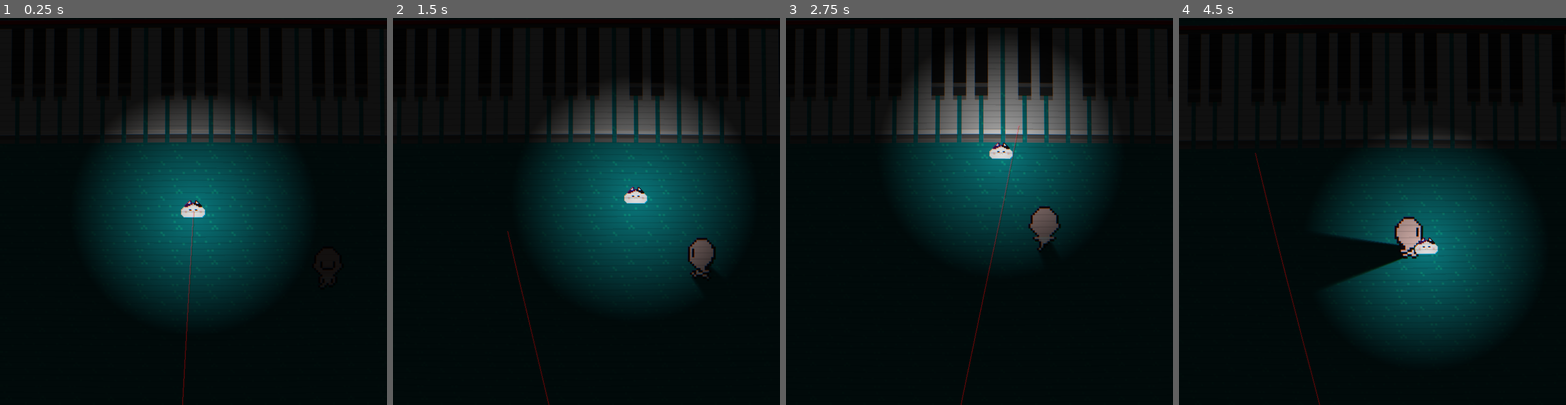
Above: before the commit, frames 1-4 (left to right).
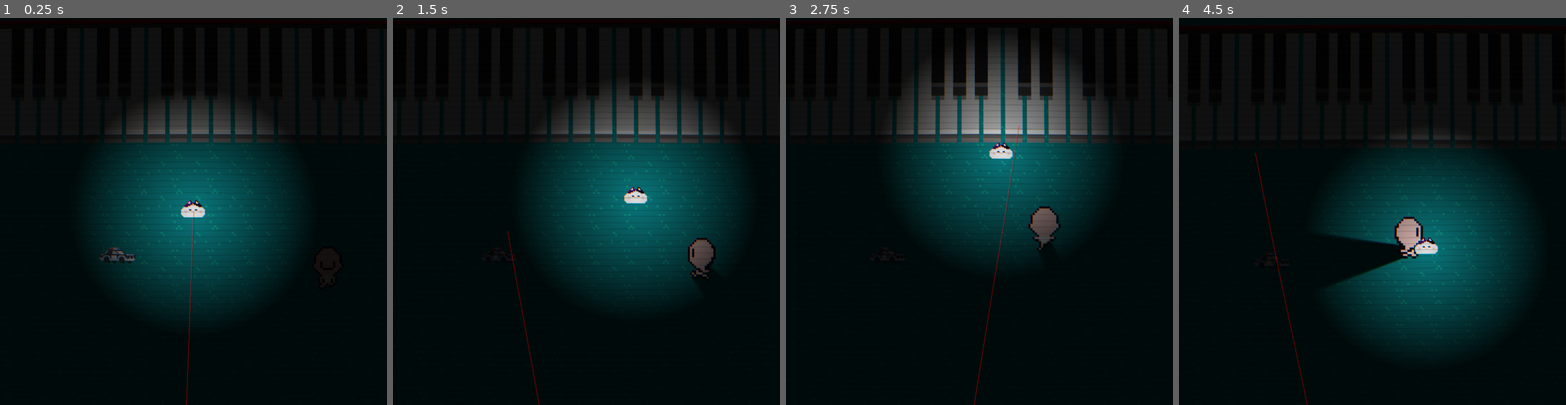
Above: after the commit, the same moments.

Repository: Sooshimi/fat-cat-lullaby
Game: Godot game, scene res://scenes/level_1.tscn
The game is run twice, just before and just after one commit, with the same random seed, the same clock (stepped at 60 frames per second) and the same inputs.
Inputs (mouse positions are in pixels of both pictures, inside the frame that each line leads up to):
- Up to frame 1 (0.25 s): no input
- Up to frame 2 (1.5 s): tap Enter at 0.5 s; move the mouse to (671, 192) at 0.52 s; click (671, 192) at 0.6 s; tap Space (jump) at 0.77 s; move the mouse to (509, 230) at 1.27 s; click (509, 230) at 1.35 s
- Up to frame 3 (2.75 s): tap Space (jump) at 1.52 s; move the mouse to (1018, 126) at 2.02 s; click (1018, 126) at 2.1 s
- Up to frame 4 (4.5 s): move the mouse to (1353, 288) at 2.77 s; click (1353, 288) at 2.85 s; tap Space (jump) at 3.02, 3.77 s; move the mouse to (1488, 269) at 3.52 s; click (1488, 269) at 3.6 s; move the mouse to (1256, 153) at 4.27 s; click (1256, 153) at 4.35 s

The runs differ from the first frame. In frame 1, 0.4% of the frame differs, in the area x 25-51%, y 51-100%; in frame 2, 0.3%; in frame 3, 0.5%, in the area x 45-61%, y 28-100%; in frame 4, 0.4%.

Commit message:
Add music toy

Diff:
--- /dev/null
+++ b/scenes/items/toy_police_car.gd
@@ -0,0 +1,17 @@
+extends RigidBody2D
+
+@onready var note : Node = $AudioStreamPlayer
+@onready var note_timer : Node = $NoteTimer
+
+var key_c := load("res://audio/3C.ogg")
+var key_d := load("res://audio/3D.ogg")
+var key_e := load("res://audio/3E.ogg")
+
+var tune : Array = [key_e, key_d, key_c]
+
+func _on_area_2d_body_entered(body):
+	for key in tune:
+		note.stream = key
+		note.play()
+		note_timer.start()
+		await note_timer.timeout
--- /dev/null
+++ b/scenes/items/toy_police_car.tscn
@@ -0,0 +1,41 @@
+[gd_scene load_steps=5 format=3 uid="uid://co6vwrmogijxe"]
+
+[ext_resource type="Texture2D" uid="uid://g1fsnkmkgs8o" path="res://assets/items/police.png" id="1_8hant"]
+[ext_resource type="Script" path="res://scenes/items/toy_police_car.gd" id="1_cavim"]
+
+[sub_resource type="CapsuleShape2D" id="CapsuleShape2D_vvv5d"]
+radius = 3.0
+
+[sub_resource type="CapsuleShape2D" id="CapsuleShape2D_2pbk2"]
+radius = 4.0
+height = 32.0
+
+[node name="ToyPoliceCar" type="RigidBody2D"]
+collision_layer = 8
+collision_mask = 3
+gravity_scale = 2.66454e-15
+freeze = true
+script = ExtResource("1_cavim")
+
+[node name="Sprite2D" type="Sprite2D" parent="."]
+texture = ExtResource("1_8hant")
+
+[node name="CollisionShape2D" type="CollisionShape2D" parent="."]
+position = Vector2(-0.0234375, 2)
+rotation = 1.5708
+shape = SubResource("CapsuleShape2D_vvv5d")
+
+[node name="Area2D" type="Area2D" parent="."]
+
+[node name="CollisionShape2D" type="CollisionShape2D" parent="Area2D"]
+position = Vector2(0, 2)
+rotation = 1.5708
+shape = SubResource("CapsuleShape2D_2pbk2")
+
+[node name="AudioStreamPlayer" type="AudioStreamPlayer" parent="."]
+
+[node name="NoteTimer" type="Timer" parent="."]
+wait_time = 0.5
+one_shot = true
+
+[connection signal="body_entered" from="Area2D" to="." method="_on_area_2d_body_entered"]
--- a/scenes/level_1.tscn
+++ b/scenes/level_1.tscn
@@ -7,6 +7,7 @@
 [ext_resource type="Texture2D" uid="uid://vf3o78sc1ww1" path="res://assets/world/2d_lights_and_shadows_neutral_point_light.png" id="4_qx8n5"]
 [ext_resource type="Shader" path="res://shaders/crt.gdshader" id="6_k6mst"]
 [ext_resource type="PackedScene" uid="uid://b3adqkmggnbq1" path="res://scenes/laser.tscn" id="6_usot1"]
+[ext_resource type="PackedScene" uid="uid://co6vwrmogijxe" path="res://scenes/items/toy_police_car.tscn" id="8_cu1mq"]
 
 [sub_resource type="ShaderMaterial" id="ShaderMaterial_wxkst"]
 shader = ExtResource("6_k6mst")
@@ -31,6 +32,9 @@
 
 [node name="Piano" parent="." instance=ExtResource("2_qla7i")]
 position = Vector2(162, 140)
+
+[node name="ToyPoliceCar" parent="." instance=ExtResource("8_cu1mq")]
+position = Vector2(115, 301)
 
 [node name="Baby" parent="." instance=ExtResource("3_n3qp0")]
 position = Vector2(310, 315)
@@ -73,7 +77,6 @@
 size_flags_horizontal = 0
 
 [node name="Laser" parent="." instance=ExtResource("6_usot1")]
-width = 1.0
 
 [node name="LaserPosition" type="Marker2D" parent="Laser"]
-position = Vector2(172, 491)
+position = Vector2(174, 571)
Binary file added: assets/items/police.png
Not shown, added: assets/items/police.png.import
Not shown: 1 places in scenes/level_1.tscn that only renumber resources
